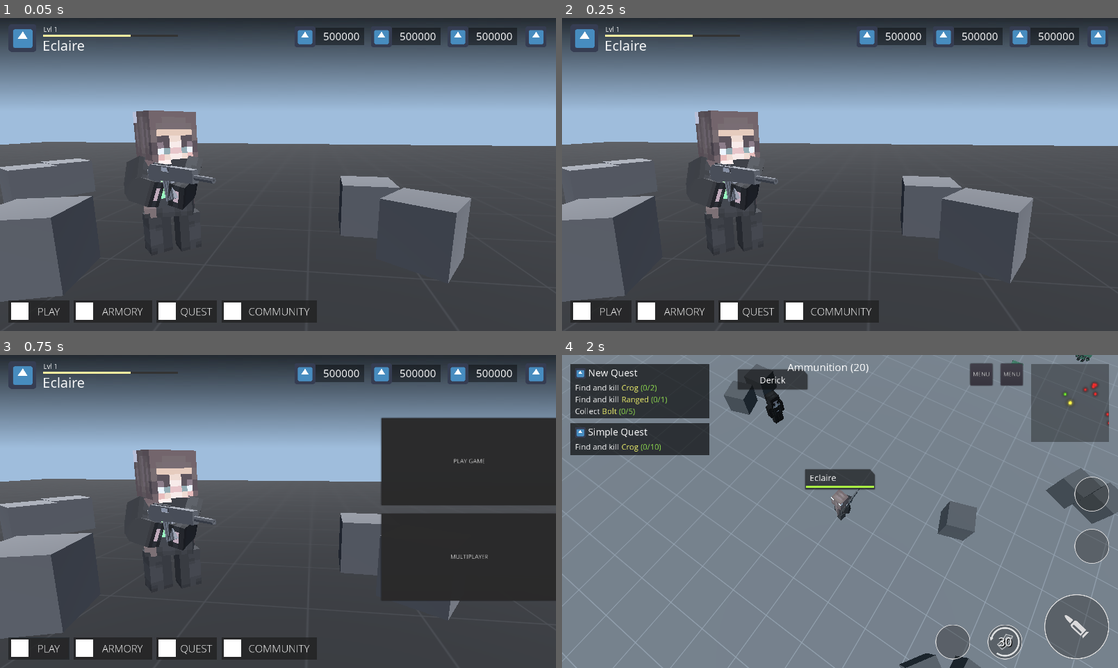
Above: before the commit, frames 1-4 (two rows, left to right).
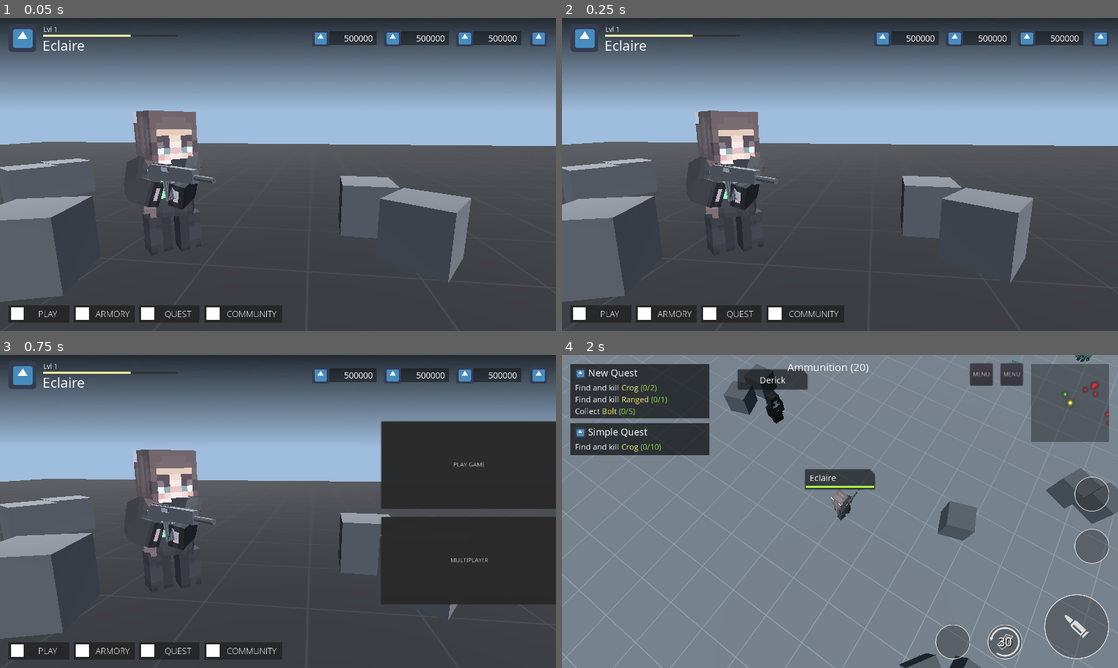
Above: after the commit, the same moments.

Repository: khairul169/PixelGunner
Game: Godot game, scene res://scenes/main_menu.tscn
Two runs of this game, one before a commit and one after it. Both use one fixed random seed, a clock stepped at 60 frames per second and the inputs below. The engine's default icon, where the game draws it, is replaced by a stand-in: a white triangle on a blue panel in a dark square.
Inputs:
- Up to frame 1 (0.05 s): no input
- Up to frame 2 (0.25 s): no input
- Up to frame 3 (0.75 s): click "PLAY" at 0.5 s
- Up to frame 4 (2 s): click "PLAY GAME" at 1.25 s

The runs differ from the first frame. In frame 1, 3.7% of the frame differs, in the area x 1-99%, y 3-98%; in frame 2, 3.7%; in frame 3, 5.1%, in the area x 1-100%, y 3-98%; in frame 4, nothing differs.
Error before the commit: Parse Error: Variable "i" already defined in the scope (at line 13). (res://scenes/main_menu/armory.gd:14)

Commit message:
test new ui

Diff:
--- /dev/null
+++ b/models/weapons/material.tres
@@ -0,0 +1,6 @@
+[gd_resource type="SpatialMaterial" load_steps=2 format=2]
+
+[ext_resource path="res://models/weapons/GUNS_Pallet.png" type="Texture" id=1]
+
+[resource]
+albedo_texture = ExtResource( 1 )
--- /dev/null
+++ b/models/weapons/pistol.tscn
@@ -0,0 +1,9 @@
+[gd_scene load_steps=3 format=2]
+
+[ext_resource path="res://models/weapons/pistol.dae" type="PackedScene" id=1]
+[ext_resource path="res://models/weapons/material.tres" type="Material" id=2]
+
+[node name="pistol" index="0" instance=ExtResource( 1 )]
+
+[node name="pistol" parent="." index="0"]
+material_override = ExtResource( 2 )
--- /dev/null
+++ b/models/weapons/rifle.tscn
@@ -0,0 +1,9 @@
+[gd_scene load_steps=3 format=2]
+
+[ext_resource path="res://models/weapons/rifle.dae" type="PackedScene" id=1]
+[ext_resource path="res://models/weapons/material.tres" type="Material" id=2]
+
+[node name="rifle" index="0" instance=ExtResource( 1 )]
+
+[node name="rifle" parent="." index="0"]
+material_override = ExtResource( 2 )
--- a/scenes/main_menu.gd
+++ b/scenes/main_menu.gd
@@ -54,11 +54,8 @@
 		var instance = nav_item.duplicate();
 		container.add_child(instance);
 
-		if (key == 'armory'):
+		if (key == 'community'):
 			instance.rect_min_size.x = 180;
-
-		if (key == 'community'):
-			instance.rect_min_size.x = 220;
 
 		instance.get_node('label').text = str(value).to_upper();
 		instance.connect("pressed", self, "_nav_pressed", [key]);
--- a/scenes/main_menu.tscn
+++ b/scenes/main_menu.tscn
@@ -94,7 +94,6 @@
 anchor_bottom = 1.0
 
 [node name="header" type="Control" parent="layout"]
-editor/display_folded = true
 anchor_right = 1.0
 margin_bottom = 85.0
 
@@ -148,36 +147,37 @@
 text = "Eclaire"
 
 [node name="resources" type="HBoxContainer" parent="layout/header"]
-anchor_left = 1.0
-anchor_right = 1.0
-anchor_bottom = 1.0
-margin_left = -830.0
-margin_top = 19.0
-margin_right = -90.0
-margin_bottom = -18.0
+editor/display_folded = true
+anchor_left = 1.0
+anchor_right = 1.0
+anchor_bottom = 1.0
+margin_left = -820.0
+margin_top = 26.0
+margin_right = -80.0
+margin_bottom = -19.0
 custom_constants/separation = 16
 alignment = 2
 
 [node name="gold" parent="layout/header/resources" instance=ExtResource( 6 )]
-margin_left = 228.0
-margin_right = 388.0
+margin_left = 258.0
+margin_right = 408.0
 
 [node name="parts" parent="layout/header/resources" instance=ExtResource( 6 )]
-margin_left = 404.0
-margin_right = 564.0
+margin_left = 424.0
+margin_right = 574.0
 
 [node name="gems" parent="layout/header/resources" instance=ExtResource( 6 )]
-margin_left = 580.0
+margin_left = 590.0
 margin_right = 740.0
 
 [node name="settings_btn" type="Button" parent="layout/header"]
 editor/display_folded = true
 anchor_left = 1.0
 anchor_right = 1.0
-margin_left = -70.0
-margin_top = 19.0
-margin_right = -22.0
-margin_bottom = 67.0
+margin_left = -60.0
+margin_top = 26.0
+margin_right = -20.0
+margin_bottom = 66.0
 flat = true
 
 [node name="img" type="TextureRect" parent="layout/header/settings_btn"]
@@ -188,7 +188,6 @@
 expand = true
 
 [node name="content" type="Control" parent="layout"]
-editor/display_folded = true
 anchor_right = 1.0
 anchor_bottom = 1.0
 
@@ -200,7 +199,7 @@
 anchor_right = 1.0
 anchor_bottom = 1.0
 margin_top = 85.0
-margin_bottom = -95.0
+margin_bottom = -80.0
 
 [node name="play" type="Control" parent="layout/content/container"]
 editor/display_folded = true
@@ -265,7 +264,7 @@
 anchor_right = 1.0
 anchor_bottom = 1.0
 margin_left = 20.0
-margin_top = -70.0
+margin_top = -60.0
 margin_right = -20.0
 margin_bottom = -20.0
 
@@ -275,4 +274,3 @@
 custom_constants/separation = 10
 
 [node name="play" parent="layout/footer/nav" instance=ExtResource( 8 )]
-margin_right = 140.0
--- a/scenes/main_menu/armory.gd
+++ b/scenes/main_menu/armory.gd
@@ -6,10 +6,12 @@
 ];
 
 func _ready() -> void:
+	return;
+	"""
 	for i in $panel/container/items.get_children():
 		i.queue_free();
 
-	var item_scene = load("res://scenes/main_menu/armory_item.tscn");
+	var item_scene = load("res://scenes/main_menu/weapon_item.tscn");
 	for i in range(10):
 		for i in weapon_list:
 			var item = item_scene.instance();
@@ -17,6 +19,7 @@
 
 			item.connect("pressed", self, "_test", [i]);
 			item.get_node('title').text = PlayerWeapon.get_weapon(i).name;
+	"""
 
 func _test(item) -> void:
 	state_mgr.player.weapon = item;
--- a/scenes/main_menu/armory.tscn
+++ b/scenes/main_menu/armory.tscn
@@ -1,170 +1,80 @@
-[gd_scene load_steps=8 format=2]
+[gd_scene load_steps=4 format=2]
 
 [ext_resource path="res://scenes/main_menu/armory.gd" type="Script" id=1]
-[ext_resource path="res://fonts/OpenSans-Regular.ttf" type="DynamicFontData" id=2]
-[ext_resource path="res://scenes/ui/hidden_scrollbar.tres" type="Theme" id=3]
-[ext_resource path="res://scenes/ui/swipe_scrollcontainer.gd" type="Script" id=4]
-[ext_resource path="res://scenes/main_menu/armory_item.tscn" type="PackedScene" id=5]
-
-[sub_resource type="DynamicFont" id=1]
-size = 20
-use_filter = true
-font_data = ExtResource( 2 )
-
-[sub_resource type="DynamicFont" id=2]
-size = 18
-use_filter = true
-font_data = ExtResource( 2 )
+[ext_resource path="res://sprites/interface/panel/dark_panel.png" type="Texture" id=2]
+[ext_resource path="res://scenes/main_menu/armory_weapon.tscn" type="PackedScene" id=3]
 
 [node name="armory" type="Control"]
 margin_right = 800.0
-margin_bottom = 540.0
+margin_bottom = 555.0
 script = ExtResource( 1 )
 
-[node name="bg" type="ColorRect" parent="."]
+[node name="bg" type="NinePatchRect" parent="."]
 anchor_right = 1.0
 anchor_bottom = 1.0
-margin_top = 50.0
-color = Color( 0.0588235, 0.0588235, 0.0588235, 0.784314 )
+margin_left = -5.0
+margin_top = 10.0
+margin_right = 5.0
+texture = ExtResource( 2 )
+patch_margin_left = 32
+patch_margin_top = 32
+patch_margin_right = 32
+patch_margin_bottom = 32
 
-[node name="tabs" type="HBoxContainer" parent="."]
+[node name="header" type="Control" parent="."]
+editor/display_folded = true
 anchor_right = 1.0
-margin_left = 20.0
 margin_bottom = 50.0
-custom_constants/separation = 5
 
-[node name="weapon" type="Button" parent="tabs"]
-editor/display_folded = true
-margin_right = 160.0
-margin_bottom = 50.0
-rect_min_size = Vector2( 160, 0 )
-flat = true
+[node name="weapon" type="Button" parent="header"]
+anchor_bottom = 1.0
+margin_left = 10.0
+margin_top = 10.0
+margin_right = 120.0
+text = "WEAPON"
 
-[node name="bg" type="ColorRect" parent="tabs/weapon"]
+[node name="character" type="Button" parent="header"]
+visible = false
+anchor_bottom = 1.0
+margin_left = 130.0
+margin_top = 10.0
+margin_right = 240.0
+text = "CHARACTER"
+
+[node name="material" type="Button" parent="header"]
+visible = false
+anchor_bottom = 1.0
+margin_left = 250.0
+margin_top = 10.0
+margin_right = 360.0
+text = "MATERIAL"
+
+[node name="slots" type="Label" parent="header"]
+anchor_left = 1.0
 anchor_right = 1.0
 anchor_bottom = 1.0
-mouse_filter = 2
-color = Color( 0.12549, 0.12549, 0.12549, 1 )
+margin_left = -308.0
+margin_top = 20.0
+text = "10/60"
+valign = 2
 
-[node name="label" type="Label" parent="tabs/weapon"]
+[node name="filter" type="Button" parent="header"]
+anchor_left = 1.0
 anchor_right = 1.0
 anchor_bottom = 1.0
-custom_fonts/font = SubResource( 1 )
-text = "WEAPON"
-align = 1
-valign = 1
-
-[node name="props" type="Button" parent="tabs"]
-editor/display_folded = true
-margin_left = 165.0
-margin_right = 325.0
-margin_bottom = 50.0
-rect_min_size = Vector2( 160, 0 )
-flat = true
-
-[node name="bg" type="ColorRect" parent="tabs/props"]
-anchor_right = 1.0
-anchor_bottom = 1.0
-mouse_filter = 2
-color = Color( 0.12549, 0.12549, 0.12549, 1 )
-
-[node name="label" type="Label" parent="tabs/props"]
-anchor_right = 1.0
-anchor_bottom = 1.0
-custom_fonts/font = SubResource( 1 )
-text = "PROPS"
-align = 1
-valign = 1
-
-[node name="material" type="Button" parent="tabs"]
-editor/display_folded = true
-margin_left = 330.0
-margin_right = 490.0
-margin_bottom = 50.0
-rect_min_size = Vector2( 160, 0 )
-flat = true
-
-[node name="bg" type="ColorRect" parent="tabs/material"]
-anchor_right = 1.0
-anchor_bottom = 1.0
-mouse_filter = 2
-color = Color( 0.12549, 0.12549, 0.12549, 1 )
-
-[node name="label" type="Label" parent="tabs/material"]
-anchor_right = 1.0
-anchor_bottom = 1.0
-custom_fonts/font = SubResource( 1 )
-text = "MATERIAL"
-align = 1
-valign = 1
-
-[node name="options" type="Control" parent="."]
-anchor_right = 1.0
-margin_left = 20.0
-margin_top = 70.0
-margin_right = -20.0
-margin_bottom = 140.0
-
-[node name="label" type="Label" parent="options"]
-margin_right = 74.0
-margin_bottom = 26.0
-custom_fonts/font = SubResource( 2 )
-text = "CATEGORY"
-
-[node name="label2" type="Label" parent="options"]
-margin_left = 390.0
-margin_right = 465.0
-margin_bottom = 26.0
-custom_fonts/font = SubResource( 2 )
-text = "ORDERING"
-
-[node name="category" type="Button" parent="options"]
-anchor_bottom = 1.0
-margin_top = 30.0
-margin_right = 175.0
-text = "ALL WEAPON"
-
-[node name="rarity" type="Button" parent="options"]
-anchor_bottom = 1.0
-margin_left = 195.0
-margin_top = 30.0
-margin_right = 370.0
-text = "ALL RARITY"
-
-[node name="ordering" type="Button" parent="options"]
-anchor_bottom = 1.0
-margin_left = 390.0
-margin_top = 30.0
-margin_right = 565.0
-text = "BY NAME"
-
-[node name="ordertype" type="Button" parent="options"]
-anchor_bottom = 1.0
-margin_left = 585.0
-margin_top = 30.0
-margin_right = 760.0
-text = "ASCENDING"
+margin_left = -110.0
+margin_top = 20.0
+margin_right = -10.0
+text = "FILTER"
 
 [node name="panel" type="Control" parent="."]
 anchor_right = 1.0
 anchor_bottom = 1.0
-margin_left = 20.0
-margin_top = 160.0
-margin_right = -20.0
-margin_bottom = -20.0
+margin_left = 10.0
+margin_top = 60.0
+margin_right = -8.0
+margin_bottom = -15.0
 
-[node name="container" type="ScrollContainer" parent="panel"]
-anchor_right = 1.0
-anchor_bottom = 1.0
-theme = ExtResource( 3 )
-scroll_horizontal_enabled = false
-script = ExtResource( 4 )
-
-[node name="items" type="GridContainer" parent="panel/container"]
-margin_right = 175.0
-margin_bottom = 170.0
-custom_constants/vseparation = 20
-custom_constants/hseparation = 20
-columns = 4
-
-[node name="item1" parent="panel/container/items" instance=ExtResource( 5 )]
+[node name="weapon" parent="panel" instance=ExtResource( 3 )]
+margin_right = 0.0
+margin_bottom = 0.0
--- /dev/null
+++ b/scenes/main_menu/armory_weapon.gd
@@ -0,0 +1,46 @@
+extends Control
+
+# refs
+onready var scene = $content.find_node('scene');
+onready var weapon_prev = $content/weapon_prev;
+onready var stats_container = $content/weapon_stats/container;
+
+# vars
+var rotating_weapon: bool;
+
+func _ready() -> void:
+	var stats_item = stats_container.get_child(0);
+	stats_container.remove_child(stats_item);
+
+	var stats = [
+		["damage", 10],
+		["firing rate", 300],
+		["accuracy", 10],
+		["clip", 30],
+		["armor penetration", 100],
+		["knockback", 8.0],
+		["slowness", 0.5]
+	];
+
+	for i in stats:
+		var instance = stats_item.duplicate();
+		stats_container.add_child(instance);
+
+		instance.get_node('title').text = str(i[0]);
+		instance.get_node('value').text = str(i[1]);
+
+	stats_item.free();
+
+func _input(event: InputEvent) -> void:
+	if (event is InputEventMouseButton):
+		if (event.pressed && weapon_prev.get_global_rect().has_point(event.position)):
+			rotating_weapon = true;
+		else:
+			rotating_weapon = false;
+
+	if (event is InputEventMouseMotion):
+		if (rotating_weapon):
+			_rotate_weapon(event.relative.x);
+
+func _rotate_weapon(rel: float) -> void:
+	scene.rotate_object(rel);
--- /dev/null
+++ b/scenes/main_menu/armory_weapon.tscn
@@ -0,0 +1,193 @@
+[gd_scene load_steps=10 format=2]
+
+[ext_resource path="res://scenes/main_menu/armory_weapon.gd" type="Script" id=1]
+[ext_resource path="res://fonts/OpenSans-Regular.ttf" type="DynamicFontData" id=2]
+[ext_resource path="res://scenes/main_menu/weapon_preview.tscn" type="PackedScene" id=3]
+[ext_resource path="res://scenes/ui/hidden_scrollbar.tres" type="Theme" id=4]
+[ext_resource path="res://scenes/ui/swipe_scrollcontainer.gd" type="Script" id=5]
+[ext_resource path="res://scenes/main_menu/weapon_item.tscn" type="PackedScene" id=6]
+
+[sub_resource type="DynamicFont" id=1]
+size = 28
+use_filter = true
+font_data = ExtResource( 2 )
+
+[sub_resource type="DynamicFont" id=2]
+use_filter = true
+font_data = ExtResource( 2 )
+
+[sub_resource type="DynamicFont" id=3]
+size = 18
+use_filter = true
+font_data = ExtResource( 2 )
+
+[node name="weapon" type="Control"]
+anchor_right = 1.0
+anchor_bottom = 1.0
+margin_right = -498.0
+margin_bottom = -240.0
+script = ExtResource( 1 )
+
+[node name="content" type="Control" parent="."]
+anchor_right = 1.0
+anchor_bottom = 1.0
+margin_right = -312.0
+
+[node name="weapon_title" type="Control" parent="content"]
+editor/display_folded = true
+anchor_right = 1.0
+margin_bottom = 40.0
+
+[node name="wpn_name" type="Label" parent="content/weapon_title"]
+anchor_bottom = 1.0
+margin_left = 70.0
+margin_right = 126.0
+custom_fonts/font = SubResource( 1 )
+custom_colors/font_color = Color( 1, 0.533333, 0.156863, 1 )
+text = "Rifle"
+valign = 1
+
+[node name="class" type="ColorRect" parent="content/weapon_title"]
+anchor_top = 0.5
+anchor_bottom = 0.5
+margin_top = -20.0
+margin_right = 60.0
+margin_bottom = 20.0
+
+[node name="weapon_prev" type="Control" parent="content"]
+editor/display_folded = true
+anchor_right = 1.0
+anchor_bottom = 1.0
+margin_top = 50.0
+margin_bottom = -220.0
+
+[node name="bg" type="ColorRect" parent="content/weapon_prev"]
+visible = false
+anchor_right = 1.0
+anchor_bottom = 1.0
+color = Color( 0, 0, 0, 0.176471 )
+
+[node name="container" type="ViewportContainer" parent="content/weapon_prev"]
+editor/display_folded = true
+anchor_right = 1.0
+anchor_bottom = 1.0
+stretch = true
+
+[node name="Viewport" type="Viewport" parent="content/weapon_prev/container"]
+size = Vector2( 470, 210 )
+own_world = true
+transparent_bg = true
+handle_input_locally = false
+render_target_update_mode = 3
+
+[node name="scene" parent="content/weapon_prev/container/Viewport" instance=ExtResource( 3 )]
+
+[node name="weapon_stats" type="Control" parent="content"]
+editor/display_folded = true
+anchor_top = 1.0
+anchor_right = 1.0
+anchor_bottom = 1.0
+margin_top = -210.0
+margin_bottom = -50.0
+
+[node name="container" type="GridContainer" parent="content/weapon_stats"]
+editor/display_folded = true
+anchor_right = 1.0
+anchor_bottom = 1.0
+margin_bottom = -2.0
+custom_constants/vseparation = 7
+custom_constants/hseparation = 14
+columns = 2
+
+[node name="item" type="Control" parent="content/weapon_stats/container"]
+editor/display_folded = true
+margin_right = 230.0
+margin_bottom = 30.0
+rect_min_size = Vector2( 230, 30 )
+
+[node name="icon" type="ColorRect" parent="content/weapon_stats/container/item"]
+anchor_top = 0.5
+anchor_bottom = 0.5
+margin_top = -13.0
+margin_right = 26.0
+margin_bottom = 13.0
+
+[node name="title" type="Label" parent="content/weapon_stats/container/item"]
+anchor_bottom = 1.0
+margin_left = 40.0
+margin_right = 103.0
+custom_fonts/font = SubResource( 2 )
+text = "Damage"
+valign = 1
+
+[node name="value" type="Label" parent="content/weapon_stats/container/item"]
+anchor_right = 1.0
+anchor_bottom = 1.0
+margin_left = 110.0
+custom_fonts/font = SubResource( 3 )
+custom_colors/font_color = Color( 0.796078, 1, 0.470588, 1 )
+text = "40"
+align = 2
+valign = 1
+
+[node name="action" type="Control" parent="content"]
+editor/display_folded = true
+anchor_top = 1.0
+anchor_right = 1.0
+anchor_bottom = 1.0
+margin_top = -40.0
+
+[node name="container" type="HBoxContainer" parent="content/action"]
+anchor_right = 1.0
+anchor_bottom = 1.0
+custom_constants/separation = 10
+alignment = 1
+
+[node name="skills" type="Button" parent="content/action/container"]
+margin_right = 150.0
+margin_bottom = 40.0
+rect_min_size = Vector2( 150, 40 )
+text = "SKILLS"
+
+[node name="equip" type="Button" parent="content/action/container"]
+margin_left = 160.0
+margin_right = 310.0
+margin_bottom = 40.0
+rect_min_size = Vector2( 150, 40 )
+text = "EQUIPMENT"
+
+[node name="use" type="Button" parent="content/action/container"]
+margin_left = 320.0
+margin_right = 470.0
+margin_bottom = 40.0
+rect_min_size = Vector2( 150, 40 )
+text = "USE"
+
+[node name="container" type="ScrollContainer" parent="."]
+anchor_left = 1.0
+anchor_right = 1.0
+anchor_bottom = 1.0
+margin_left = -300.0
+theme = ExtResource( 4 )
+scroll_horizontal_enabled = false
+script = ExtResource( 5 )
+
+[node name="items" type="VBoxContainer" parent="container"]
+editor/display_folded = true
+margin_right = 300.0
+margin_bottom = 642.0
+custom_constants/separation = 14
+
+[node name="item1" parent="container/items" instance=ExtResource( 6 )]
+
+[node name="item2" parent="container/items" instance=ExtResource( 6 )]
+margin_top = 164.0
+margin_bottom = 314.0
+
+[node name="item3" parent="container/items" instance=ExtResource( 6 )]
+margin_top = 328.0
+margin_bottom = 478.0
+
+[node name="item4" parent="container/items" instance=ExtResource( 6 )]
+margin_top = 492.0
+margin_bottom = 642.0
--- a/scenes/main_menu/footer_navbtn.tscn
+++ b/scenes/main_menu/footer_navbtn.tscn
@@ -3,14 +3,14 @@
 [ext_resource path="res://fonts/OpenSans-Light.ttf" type="DynamicFontData" id=1]
 
 [sub_resource type="DynamicFont" id=1]
-size = 24
+size = 20
 use_filter = true
 font_data = ExtResource( 1 )
 
 [node name="footer_navbtn" type="Button"]
-margin_right = 130.0
-margin_bottom = 50.0
-rect_min_size = Vector2( 140, 50 )
+margin_right = 140.0
+margin_bottom = 40.0
+rect_min_size = Vector2( 140, 40 )
 flat = true
 
 [node name="bg" type="ColorRect" parent="."]
@@ -22,7 +22,7 @@
 [node name="label" type="Label" parent="."]
 anchor_right = 1.0
 anchor_bottom = 1.0
-margin_left = 45.0
+margin_left = 40.0
 custom_fonts/font = SubResource( 1 )
 text = "PLAY"
 align = 1
@@ -32,7 +32,7 @@
 anchor_top = 0.5
 anchor_bottom = 0.5
 margin_left = 5.0
-margin_top = -20.0
-margin_right = 45.0
-margin_bottom = 20.0
+margin_top = -15.0
+margin_right = 35.0
+margin_bottom = 15.0
 mouse_filter = 2
--- /dev/null
+++ b/scenes/main_menu/material_item.tscn
@@ -0,0 +1,43 @@
+[gd_scene load_steps=3 format=2]
+
+[ext_resource path="res://fonts/OpenSans-Regular.ttf" type="DynamicFontData" id=1]
+
+[sub_resource type="DynamicFont" id=1]
+size = 20
+use_filter = true
+font_data = ExtResource( 1 )
+
+[node name="item1" type="Button"]
+margin_right = 175.0
+margin_bottom = 170.0
+rect_min_size = Vector2( 175, 170 )
+mouse_filter = 1
+flat = true
+
+[node name="bg" type="ColorRect" parent="."]
+anchor_right = 1.0
+anchor_bottom = 1.0
+mouse_filter = 2
+color = Color( 0.2, 0.298039, 0.435294, 1 )
+
+[node name="item" type="ColorRect" parent="."]
+anchor_right = 1.0
+anchor_bottom = 1.0
+margin_left = 4.0
+margin_top = 4.0
+margin_right = -4.0
+margin_bottom = -28.0
+mouse_filter = 2
+color = Color( 0.125671, 0.188868, 0.277344, 1 )
+
+[node name="title" type="Label" parent="."]
+anchor_top = 1.0
+anchor_right = 1.0
+anchor_bottom = 1.0
+margin_left = 10.0
+margin_top = -28.0
+margin_right = -10.0
+custom_fonts/font = SubResource( 1 )
+text = "M4A1"
+align = 1
+valign = 1
--- a/scenes/main_menu/resource_item.tscn
+++ b/scenes/main_menu/resource_item.tscn
@@ -4,18 +4,19 @@
 [ext_resource path="res://icon.png" type="Texture" id=2]
 
 [sub_resource type="DynamicFont" id=1]
-size = 24
+size = 20
 use_filter = true
 font_data = ExtResource( 1 )
 
 [node name="res_item" type="Control"]
-margin_right = 160.0
-margin_bottom = 48.0
-rect_min_size = Vector2( 160, 48 )
+margin_right = 150.0
+margin_bottom = 40.0
+rect_min_size = Vector2( 150, 40 )
 
 [node name="bg" type="ColorRect" parent="."]
 anchor_right = 1.0
 anchor_bottom = 1.0
+margin_left = 4.0
 margin_top = 4.0
 margin_bottom = -4.0
 color = Color( 0, 0, 0, 0.392157 )
@@ -23,15 +24,14 @@
 [node name="amount" type="Label" parent="bg"]
 anchor_right = 1.0
 anchor_bottom = 1.0
-margin_top = 2.0
 margin_right = -10.0
-margin_bottom = 2.0
 custom_fonts/font = SubResource( 1 )
 text = "500000"
 align = 2
+valign = 1
 
 [node name="icon" type="TextureRect" parent="."]
-margin_right = 48.0
-margin_bottom = 48.0
+margin_right = 40.0
+margin_bottom = 40.0
 texture = ExtResource( 2 )
 expand = true
--- a/scenes/main_menu/armory_item.tscn
+++ b/scenes/main_menu/weapon_item.tscn
@@ -8,9 +8,9 @@
 font_data = ExtResource( 1 )
 
 [node name="item1" type="Button"]
-margin_right = 175.0
-margin_bottom = 170.0
-rect_min_size = Vector2( 175, 170 )
+margin_right = 300.0
+margin_bottom = 150.0
+rect_min_size = Vector2( 300, 150 )
 mouse_filter = 1
 flat = true
 
@@ -18,17 +18,17 @@
 anchor_right = 1.0
 anchor_bottom = 1.0
 mouse_filter = 2
-color = Color( 0.0588235, 0.0588235, 0.0588235, 0.388235 )
+color = Color( 0.2, 0.298039, 0.435294, 1 )
 
 [node name="item" type="ColorRect" parent="."]
 anchor_right = 1.0
 anchor_bottom = 1.0
-margin_left = 2.0
-margin_top = 2.0
-margin_right = -2.0
+margin_left = 4.0
+margin_top = 4.0
+margin_right = -4.0
 margin_bottom = -28.0
 mouse_filter = 2
-color = Color( 0.2, 0.317647, 0.454902, 1 )
+color = Color( 0.125671, 0.188868, 0.277344, 1 )
 
 [node name="title" type="Label" parent="."]
 anchor_top = 1.0
--- /dev/null
+++ b/scenes/main_menu/weapon_preview.gd
@@ -0,0 +1,19 @@
+extends Spatial
+
+const SENSITIVITY = 0.3;
+
+# refs
+onready var object = $object;
+onready var obj_rotation = $obj_rotation;
+
+func _ready() -> void:
+	pass
+
+func rotate_object(rel: float) -> void:
+	obj_rotation.rotation_degrees.y = fmod(obj_rotation.rotation_degrees.y + (SENSITIVITY * rel), 360.0);
+
+func _process(delta: float) -> void:
+	if (!is_visible_in_tree()):
+		return;
+
+	object.transform = object.transform.interpolate_with(obj_rotation.transform, 8.0 * delta);
--- /dev/null
+++ b/scenes/main_menu/weapon_preview.tscn
@@ -0,0 +1,27 @@
+[gd_scene load_steps=4 format=2]
+
+[ext_resource path="res://scenes/main_menu/weapon_preview.gd" type="Script" id=1]
+[ext_resource path="res://models/weapons/rifle.tscn" type="PackedScene" id=2]
+
+[sub_resource type="Environment" id=1]
+ambient_light_color = Color( 1, 1, 1, 1 )
+ambient_light_energy = 0.6
+
+[node name="scene" type="Spatial"]
+script = ExtResource( 1 )
+
+[node name="env" type="WorldEnvironment" parent="."]
+environment = SubResource( 1 )
+
+[node name="camera" type="Camera" parent="."]
+transform = Transform( 1, 0, 0, 0, 1, 0, 0, 0, 1, 0, 0, 1.2 )
+fov = 60.0
+
+[node name="light" type="DirectionalLight" parent="."]
+transform = Transform( 0.969845, -0.148071, 0.193588, 0, 0.794292, 0.607536, -0.243724, -0.589215, 0.77034, 0, 0, 0 )
+
+[node name="obj_rotation" type="Spatial" parent="."]
+
+[node name="object" type="Spatial" parent="."]
+
+[node name="rifle" parent="object" instance=ExtResource( 2 )]
Binary file removed: models/player/test.png
Not shown, removed: models/player/weapon/pistol.dae
Not shown, removed: models/player/weapon/rifle.dae
Binary file added: models/weapons/GUNS_Pallet.png
Not shown, added: models/weapons/GUNS_Pallet.png.import
Not shown, added: models/weapons/pistol.dae
Not shown, changed: models/weapons/pistol.dae.import
Not shown, added: models/weapons/rifle.dae
Not shown, changed: models/weapons/rifle.dae.import
Binary file added: sprites/interface/panel/dark_panel.png
Not shown, changed: sprites/interface/panel/dark_panel.png.import
Not shown, added: models/weapons/weapons.blend
(and 2 more such lines)
